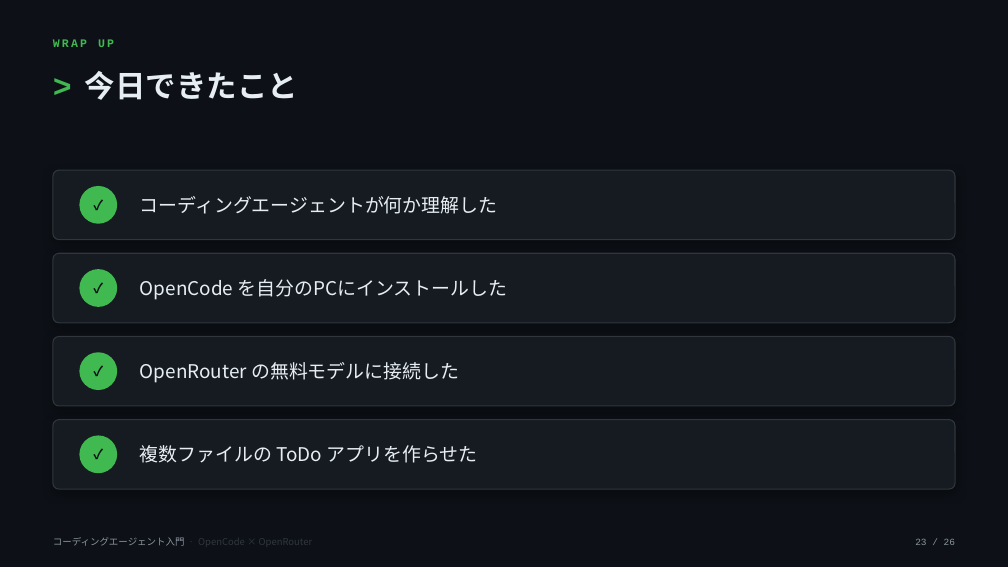
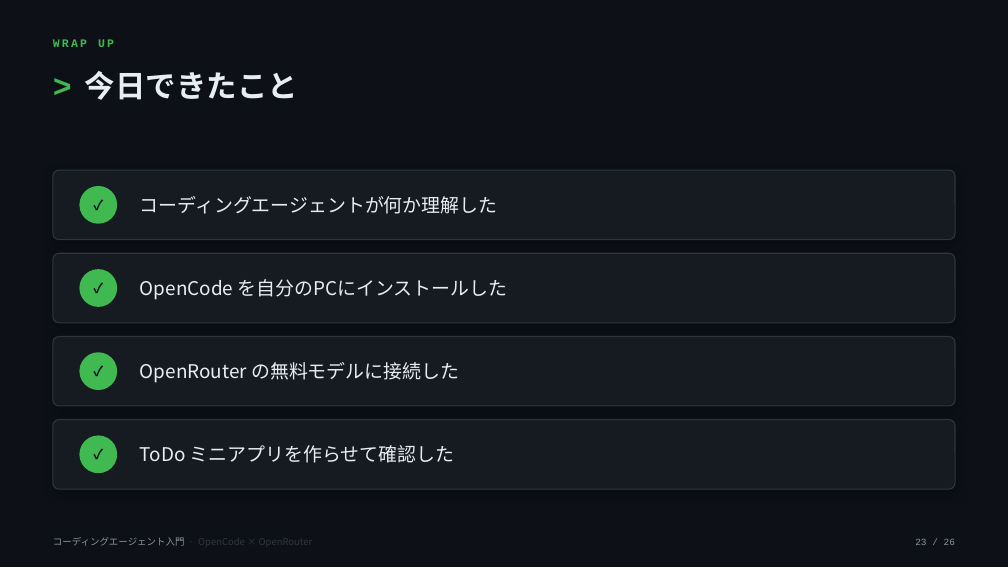
Before and after one commit to OJII3/opencode_openrouter_free_example, a slide deck: slide 23 of slides/seminar.pptx. Drawn at 1008x567 pixels with LibreOffice and Linux fonts; fonts in the diff are those of the drawing. Boxes give left, top, right and bottom in pixels: in the first picture for what was removed or moved away, otherwise in the second. Text is boxed around its words. In the diff, an @@ line names an element or a change of style, - is before the commit and + after.

```diff
--- a/slides/seminar.pptx
+++ b/slides/seminar.pptx
@@ text at box(140, 445, 454, 463): text changed @@
-複数ファイルの ToDo アプリを作らせた
+ToDo ミニアプリを作らせて確認した
```
Also in this commit, not shown: 4 other slides changed, 1 slide added, 1 slide removed, 4 other files.
